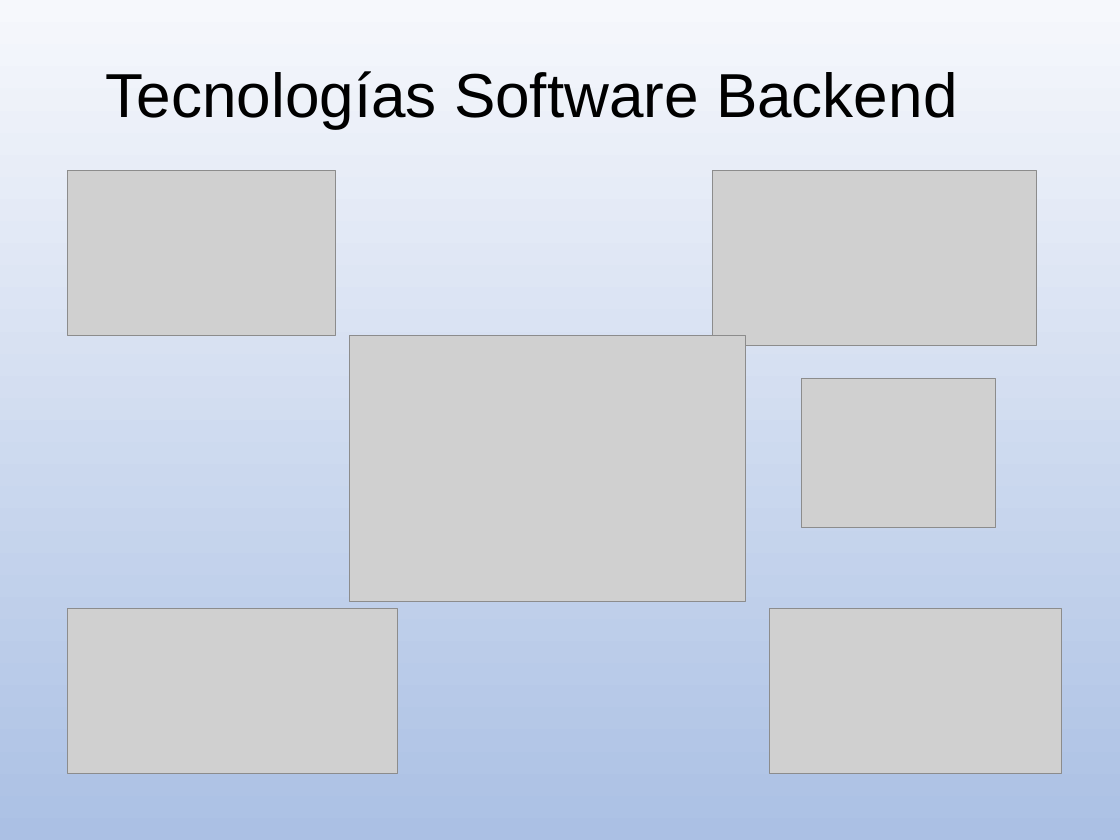
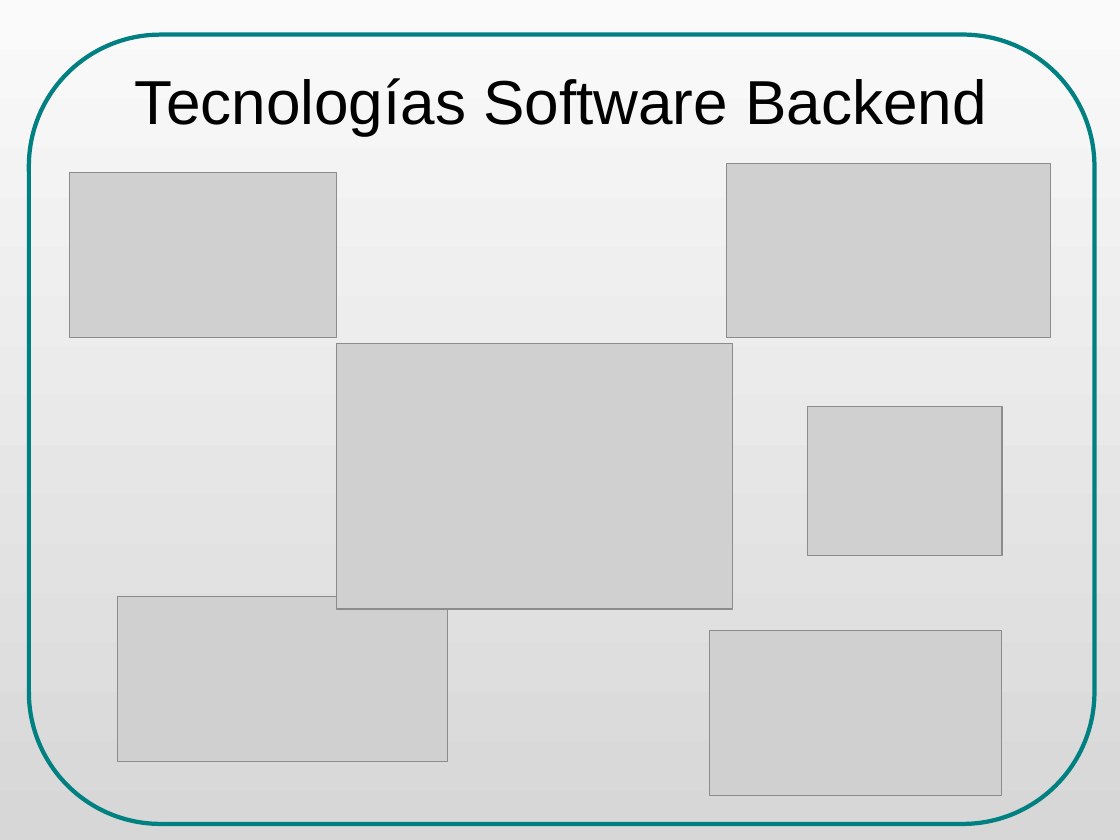
Before and after one commit to danielsalgadop/sac, a slide deck: slide 19 of docs/presentation/social_access_controller_ODP_final.odp (slide 18 before the commit). Drawn at 1120x840 pixels with LibreOffice and Linux fonts; fonts in the diff are those of the drawing; grey boxes stand for pictures. Boxes give left, top, right and bottom in pixels: in the first picture for what was removed or moved away, otherwise in the second. Text is boxed around its words. In the diff, an @@ line names an element or a change of style, - is before the commit and + after.

```diff
--- a/docs/presentation/social_access_controller_ODP_final.odp
+++ b/docs/presentation/social_access_controller_ODP_final.odp
@@ background gradient #F6F8FC to #ABC0E4 to gradient #FAFAFA to #D7D7D7 @@
@@ freeform shape added at (28,35,1095,824), outline #008080 3 pt @@
@@ title "Tecnologías Software Backend": place and size @@
-title "Tecnologías Software Backend" at (106,71,958,129)
+title "Tecnologías Software Backend" at (135,78,987,135)
@@ picture: place and size @@
-picture at (712,171,1037,346)
+picture at (727,164,1051,338)
@@ picture: place and size @@
-picture at (350,335,746,602)
+picture at (337,344,734,610)
@@ picture: place and size @@
-picture at (802,379,996,528)
+picture at (808,407,1002,556)
@@ picture: place and size @@
-picture at (68,609,398,773)
+picture at (118,597,448,761)
@@ picture: place and size @@
-picture at (770,609,1063,773)
+picture at (710,631,1003,796)
```
Also in this commit, not shown: 40 other slides changed, 5 slides added, 3 slides removed, 4 other files.
